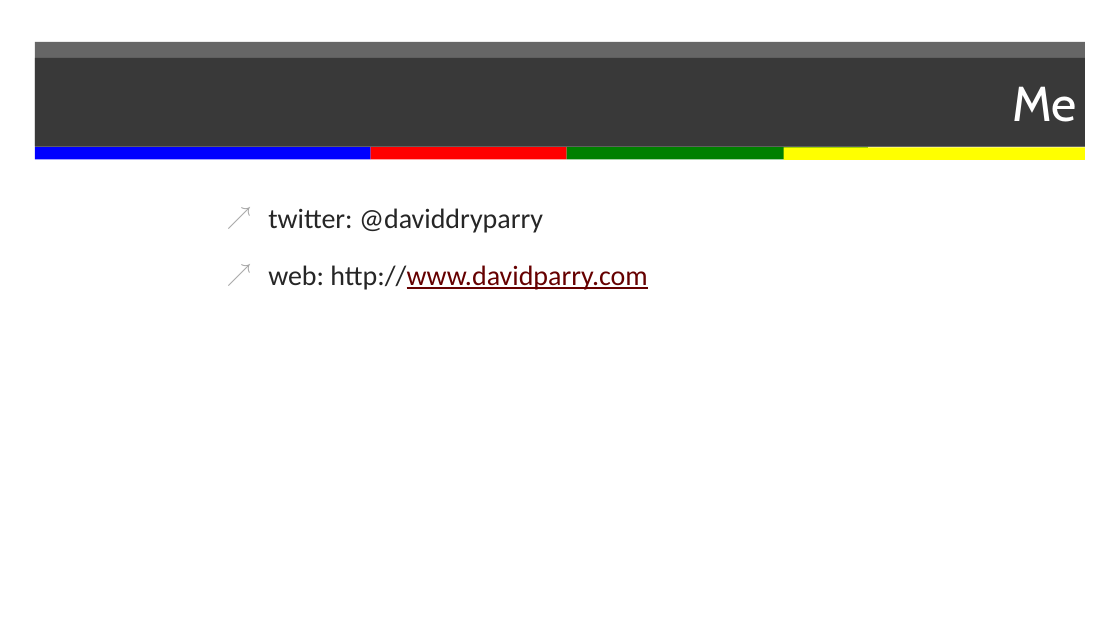
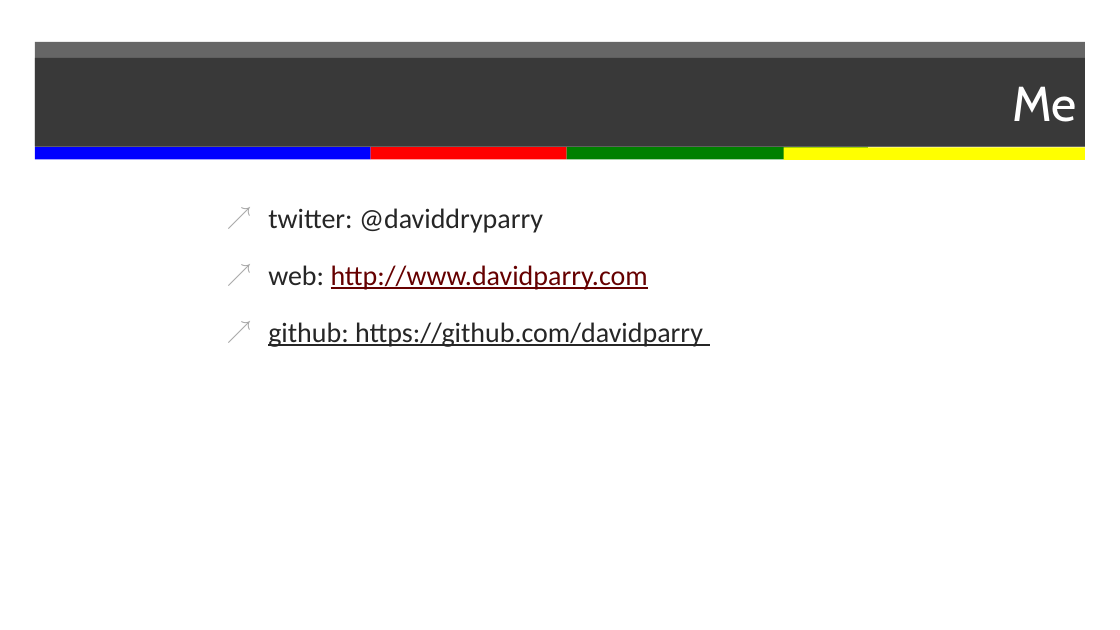
Before and after one commit to davidparry/groovy-spock, a slide deck: slide 6 of presenntation.pptx (slide 5 before the commit). Drawn at 1120x630 pixels with LibreOffice and Linux fonts; fonts in the diff are those of the drawing. Boxes give left, top, right and bottom in pixels: in the first picture for what was removed or moved away, otherwise in the second. Text is boxed around its words. In the diff, an @@ line names an element or a change of style, - is before the commit and + after.

Commit message:
finish talk

```diff
--- a/presenntation.pptx
+++ b/presenntation.pptx
@@ text at (x1=268, y1=265, x2=648, y2=290): text colour #262626 to #660000, underline on in "http://www.davidparry.com" @@
@@ text at (x1=268, y1=322, x2=703, y2=347): paragraph added @@
+↗ github: https://github.com/davidparry
```
Also in this commit, not shown: 1 slide added, 4 other files.
